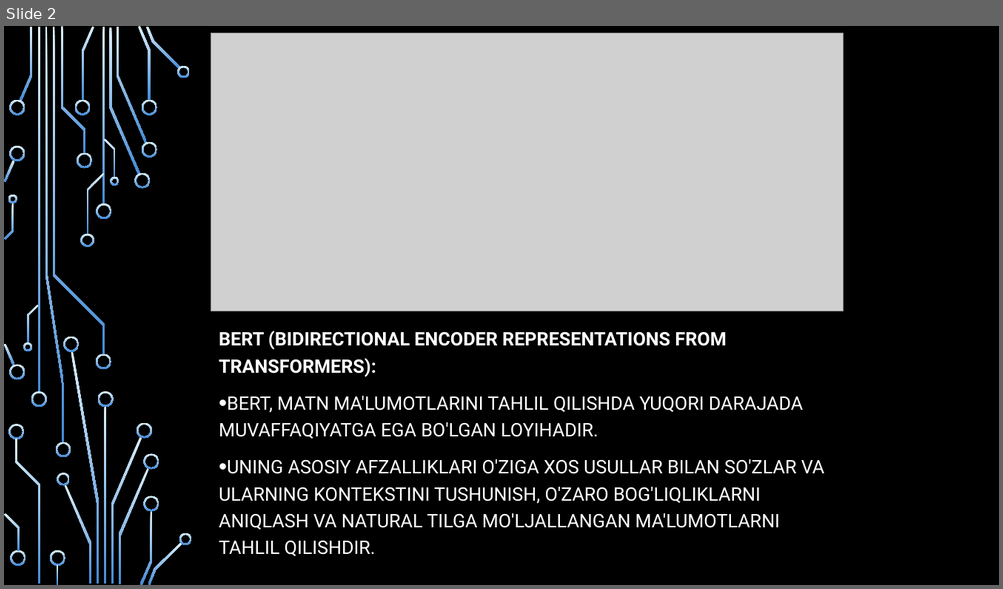
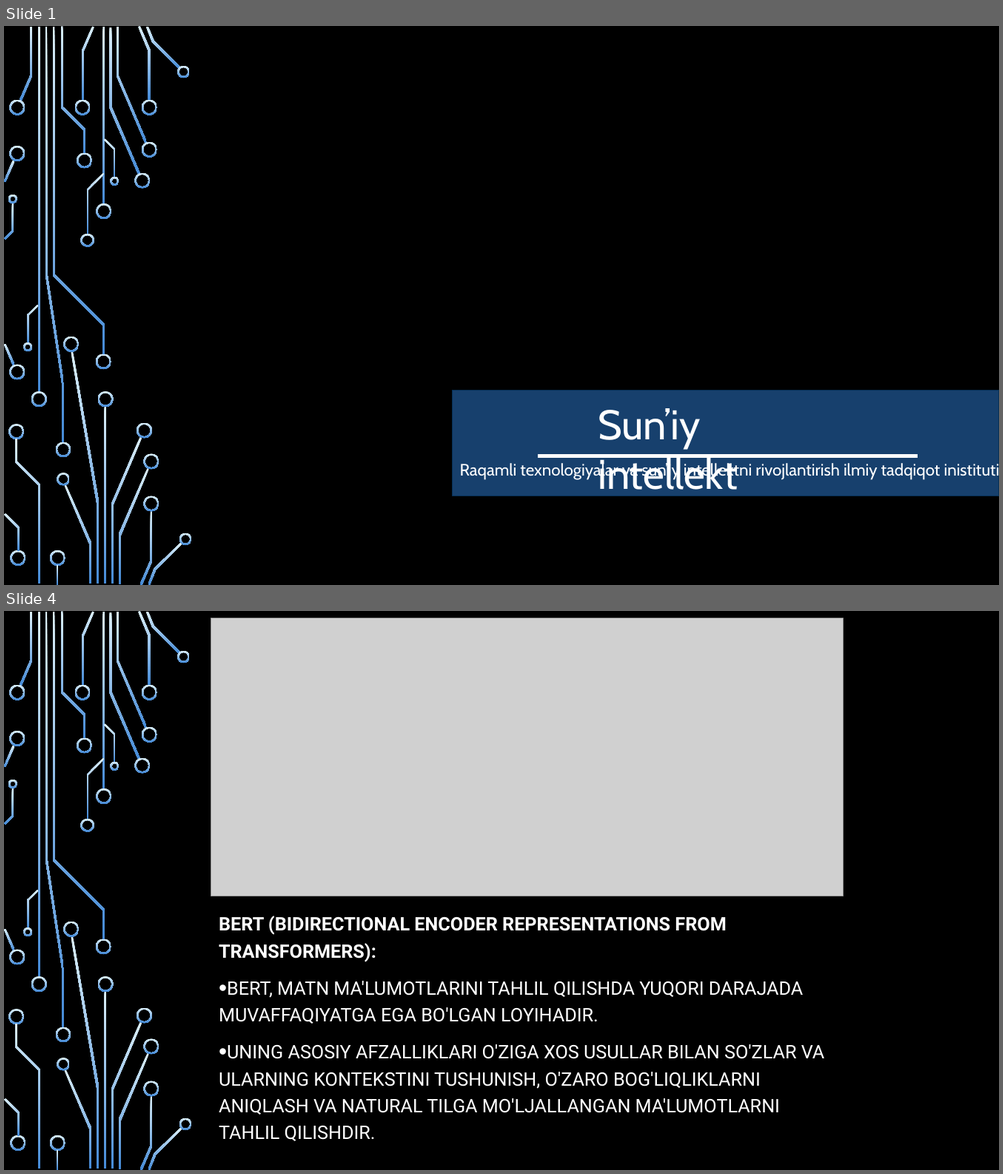
Before and after one commit to Baxtiyor-UZB/AI_proj, a slide deck: Presentation1.pptx. Shown one above the other, each under a label of ours: slide 2 before the commit, slides 1 and 4 after it; the slides between them are not shown. The pictures are 1003x589 and 1003x1174 pixels, drawn with LibreOffice and Linux fonts; fonts in the diff are those of the drawing; grey boxes stand for pictures; background and template pictures are left out. Boxes give left, top, right and bottom in pixels: in the first picture for what was removed or moved away, otherwise in the second. Text is boxed around its words. In the diff, an @@ line names an element or a change of style, - is before the commit and + after.

```diff
--- a/Presentation1.pptx
+++ b/Presentation1.pptx
@@ slide 1 added at bbox=[4, 26, 999, 585], background picture (left out); not listed: 54 template elements that a slide beside it also shows @@
@@ rectangle added at bbox=[452, 391, 999, 497], fill #17406D, outline #073157 1 pt @@
@@ text added at bbox=[597, 409, 737, 498], 40 pt, text #FFFFFF @@
+Sun’iy intellekt
@@ text added at bbox=[460, 462, 999, 480], 16 pt, text #FFFFFF @@
+Raqamli texnologiyalar va sun’iy intellektni rivojlantirish ilmiy tadqiqot inistituti.
@@ line added from (538, 457) to (917, 457), #FFFFFF 3 pt @@
@@ what was slide 2 is now slide 4 @@
```
Also in this commit, not shown: 4 slides changed, 1 other slide added, 2 slides removed.
